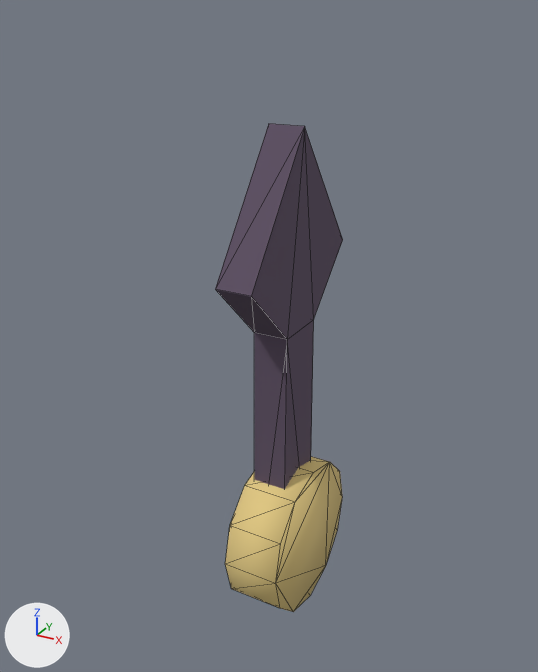
The glTF model assets/models/clock_hour.glb: old version first, new version second.
Camera for both pictures: a 50 mm camera at (0.0463, -0.0889, 0.0782) aimed at (-0.0026, 0.0001, 0.0337). Arrows for +X, +Y and +Z are at lower left; the lights stay in place. The picture after the commit comes second. Mesh edges are drawn as thin lines. Vertices at exactly the same position are counted once.

Script lines for the objects in view, before the commit:
```python
mat_brass = principled_material('brass')
mat_brass.base_color = (0.784, 0.604, 0.235)  # yellow #e5cc85
mat_brass.roughness = 1.0
mat_clockink = principled_material('clockInk')
mat_clockink.base_color = (0.11, 0.0784, 0.125)  # greyish purple #5d4f63
mat_clockink.roughness = 1.0
me_clock_hour = bpy.data.meshes.new('clock_hour')
me_clock_hour.from_pydata(...)  # 38 vertices, 68 faces; spans x -0.0035..0.0053, y -0.0141..0.0141, z -0.0123..0.0643
# faces by material slot: [24, 44]
me_clock_hour.materials.append(mat_clockink)  # greyish purple #5d4f63
me_clock_hour.materials.append(mat_brass)  # yellow #e5cc85
ob_clock_hour = bpy.data.objects.new('clock_hour', me_clock_hour)
ob_clock_hour.location = (0.0, 0.0, 0.0)
```
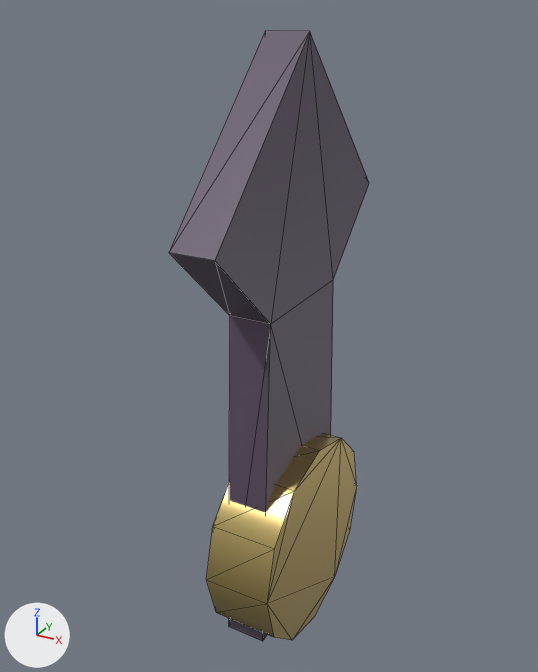
Where the change shows, as pixel boxes (x1, y1, x2, y2) in the pictures (538 x 672 px; the box of a moved part takes in the faces that stretch with it):
'clock_hour', recoloured, reshaped (56% wider, 25% taller)
    before: (215, 123, 343, 612)
    after: (169, 30, 369, 642)
part 1 of me_clock_hour, moved or reshaped
    before: (225, 457, 342, 612)
    after: (206, 433, 357, 640)
part 2 of me_clock_hour, moved or reshaped
    before: (215, 123, 343, 489)
    after: (169, 30, 369, 642)

The change, as a diff of the scene's bpy script:
```diff
--- a/assets/models/clock_hour.glb.py
+++ b/assets/models/clock_hour.glb.py
@@ mat_clockink @@
 n0 = _N.new('ShaderNodeBsdfPrincipled'); n0.name = 'Principled BSDF'
-n0.inputs[0].default_value = (0.11, 0.0784, 0.125, 1.0)  # 'Base Color', greyish purple #5d4f63
-n0.inputs[2].default_value = 1.0  # 'Roughness'
 n1 = _N.new('ShaderNodeOutputMaterial'); n1.name = 'Material Output'
+n2 = _N.new('ShaderNodeMix'); n2.name = 'Mix'
+n2.data_type = 'RGBA'
+n2.blend_type = 'MULTIPLY'
+n2.inputs[0].default_value = 1.0  # 'Factor'
+n2.inputs[7].default_value = (0.11, 0.0784, 0.125, 1.0)  # 'B', greyish purple #5d4f63
+n3 = _N.new('ShaderNodeVertexColor'); n3.name = 'Color Attribute'
 _L.new(n0.outputs[0], n1.inputs[0])  # 'BSDF' to 'Surface'
+_L.new(n2.outputs[2], n0.inputs[0])  # 'Result' to 'Base Color'
+_L.new(n3.outputs[0], n2.inputs[6])  # 'Color' to 'A'
@@ mat_brass @@
 n0 = _N.new('ShaderNodeBsdfPrincipled'); n0.name = 'Principled BSDF'
-n0.inputs[0].default_value = (0.784, 0.604, 0.235, 1.0)  # 'Base Color', yellow #e5cc85
-n0.inputs[2].default_value = 1.0  # 'Roughness'
+n0.inputs[1].default_value = 1.0  # 'Metallic'
+n0.inputs[2].default_value = 0.3  # 'Roughness'
 n1 = _N.new('ShaderNodeOutputMaterial'); n1.name = 'Material Output'
+n2 = _N.new('ShaderNodeMix'); n2.name = 'Mix'
+n2.data_type = 'RGBA'
+n2.blend_type = 'MULTIPLY'
+n2.inputs[0].default_value = 1.0  # 'Factor'
+n2.inputs[7].default_value = (0.784, 0.604, 0.235, 1.0)  # 'B', yellow #e5cc85
+n3 = _N.new('ShaderNodeVertexColor'); n3.name = 'Color Attribute'
 _L.new(n0.outputs[0], n1.inputs[0])  # 'BSDF' to 'Surface'
+_L.new(n2.outputs[2], n0.inputs[0])  # 'Result' to 'Base Color'
+_L.new(n3.outputs[0], n2.inputs[6])  # 'Color' to 'A'
@@ me_clock_hour @@
-me_clock_hour.from_pydata(...)  # 38 vertices, 68 faces; spans x -0.0035..0.0053, y -0.0141..0.0141, z -0.0123..0.0643
-me_clock_hour.vertices[0].co = (0.0026, -0.0049, -0.0106)
-me_clock_hour.vertices[1].co = (0.0026, 0.0049, -0.0106)
-me_clock_hour.vertices[2].co = (0.0026, 0.0042, 0.0358)  # pixel (313, 319)
-me_clock_hour.vertices[3].co = (0.0026, 0.0141, 0.0456)  # pixel (342, 239)
-me_clock_hour.vertices[4].co = (0.0026, 0.0, 0.0643)  # pixel (304, 126)
-me_clock_hour.vertices[5].co = (0.0026, -0.0141, 0.0456)  # pixel (251, 296)
-me_clock_hour.vertices[6].co = (0.0026, -0.0042, 0.0358)  # pixel (287, 339)
-me_clock_hour.vertices[7].co = (-0.0026, -0.0049, -0.0106)
-me_clock_hour.vertices[8].co = (-0.0026, 0.0049, -0.0106)
-me_clock_hour.vertices[9].co = (-0.0026, 0.0042, 0.0358)
-me_clock_hour.vertices[10].co = (-0.0026, 0.0141, 0.0456)
-me_clock_hour.vertices[11].co = (-0.0026, 0.0, 0.0643)  # pixel (268, 123)
-me_clock_hour.vertices[12].co = (-0.0026, -0.0141, 0.0456)  # pixel (215, 289)
-me_clock_hour.vertices[13].co = (-0.0026, -0.0042, 0.0358)  # pixel (254, 332)
+me_clock_hour.from_pydata(...)  # 38 vertices, 68 faces; spans x -0.0041..0.0062, y -0.0228..0.0228, z -0.0166..0.0756
+# me_clock_hour part 1: the loose piece of 24 vertices spanning x -0.0035..0.0053, y -0.0123..0.0123, z -0.0123..0.0123 is scaled about the mesh origin by (1.18, 1.34, 1.34)
+# me_clock_hour part 2
+me_clock_hour.vertices[0].co = (0.0031, -0.0124, -0.0124)  # pixel (262, 641)
+me_clock_hour.vertices[1].co = (0.0031, 0.0124, -0.0124)
+me_clock_hour.vertices[2].co = (0.0031, 0.0099, 0.0404)  # pixel (333, 279)
+me_clock_hour.vertices[3].co = (0.0031, 0.0228, 0.0527)  # pixel (369, 183)
+me_clock_hour.vertices[4].co = (0.0031, 0.0, 0.0756)  # pixel (309, 31)
+me_clock_hour.vertices[5].co = (0.0031, -0.0228, 0.0527)  # pixel (214, 260)
+me_clock_hour.vertices[6].co = (0.0031, -0.0099, 0.0404)  # pixel (270, 324)
+me_clock_hour.vertices[7].co = (-0.0031, -0.0124, -0.0124)  # pixel (228, 626)
+me_clock_hour.vertices[8].co = (-0.0031, 0.0124, -0.0124)
+me_clock_hour.vertices[9].co = (-0.0031, 0.0099, 0.0404)
+me_clock_hour.vertices[10].co = (-0.0031, 0.0228, 0.0527)
+me_clock_hour.vertices[11].co = (-0.0031, 0.0, 0.0756)  # pixel (265, 30)
+me_clock_hour.vertices[12].co = (-0.0031, -0.0228, 0.0527)  # pixel (168, 252)
+me_clock_hour.vertices[13].co = (-0.0031, -0.0099, 0.0404)  # pixel (229, 315)
+# me_clock_hour part 3: vertex colours changed
 me_clock_hour.materials.append(mat_clockink)
```
